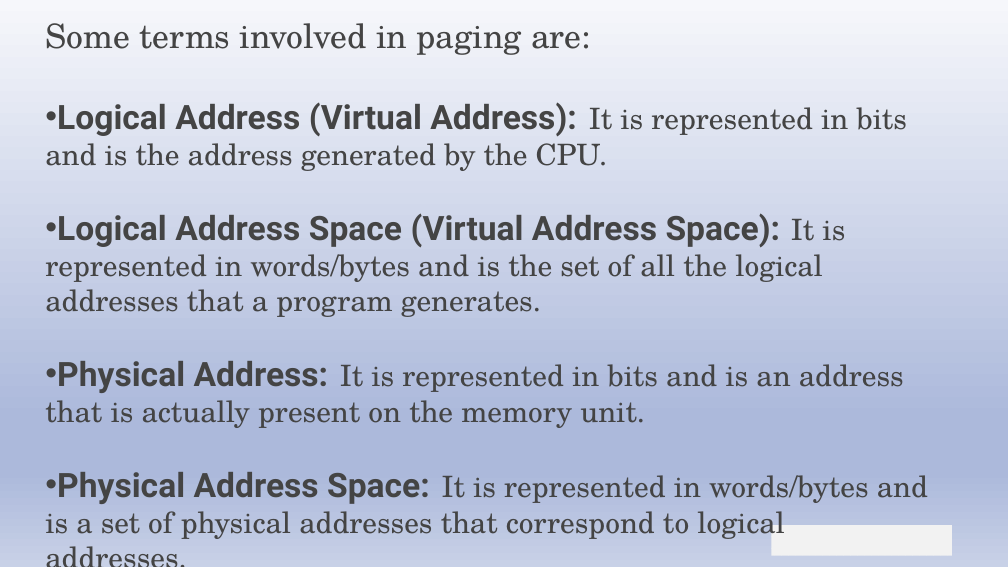
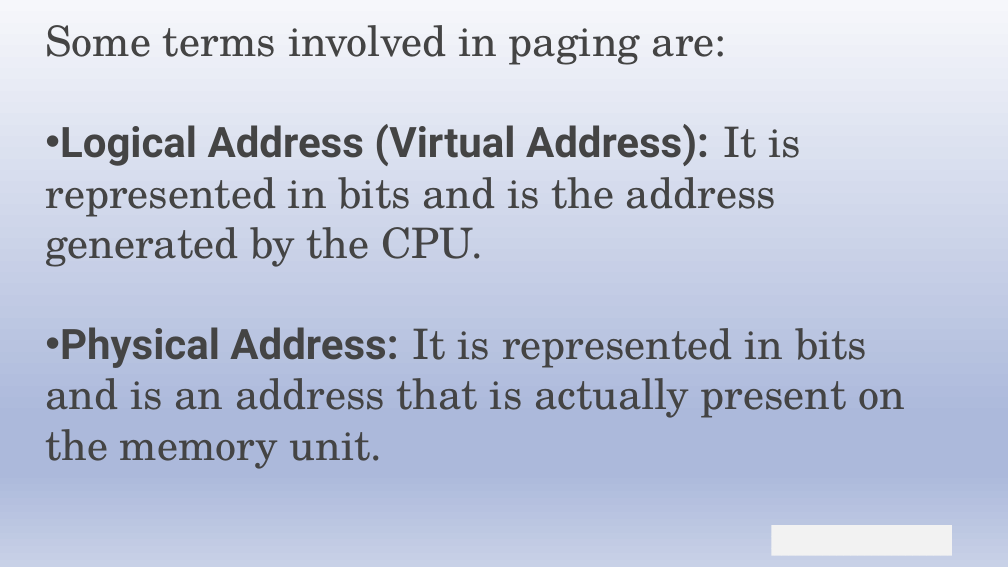
Before and after one commit to jais-sakshi/presentation, a slide deck: slide 3 of paging ppt.pptm. Drawn at 1008x567 pixels with LibreOffice and Linux fonts; fonts in the diff are those of the drawing; background and template pictures are left out. Boxes give left, top, right and bottom in pixels: in the first picture for what was removed or moved away, otherwise in the second. Text is boxed around its words. In the diff, an @@ line names an element or a change of style, - is before the commit and + after.

```diff
--- a/paging ppt.pptm
+++ b/paging ppt.pptm
@@ text "Some terms involved in paging ..." at [45,25,906,469]: size 32 to 40 pt in "Some terms involved in paging are:", "Logical Address (Virtual Address):", "Physical Address:"; size 28 to 40 pt in "It is represented in bits and is ...", "It is represented in bits and is ..." @@
@@ text at [45,213,845,317]: paragraph removed @@
-• Logical Address Space (Virtual Address Space): It is represented in words/bytes and is the set of all the logical addresses that a program generates.
@@ text at [45,472,928,542]: paragraph removed @@
-• Physical Address Space: It is represented in words/bytes and is a set of physical addresses that correspond to logical addresses.
```
